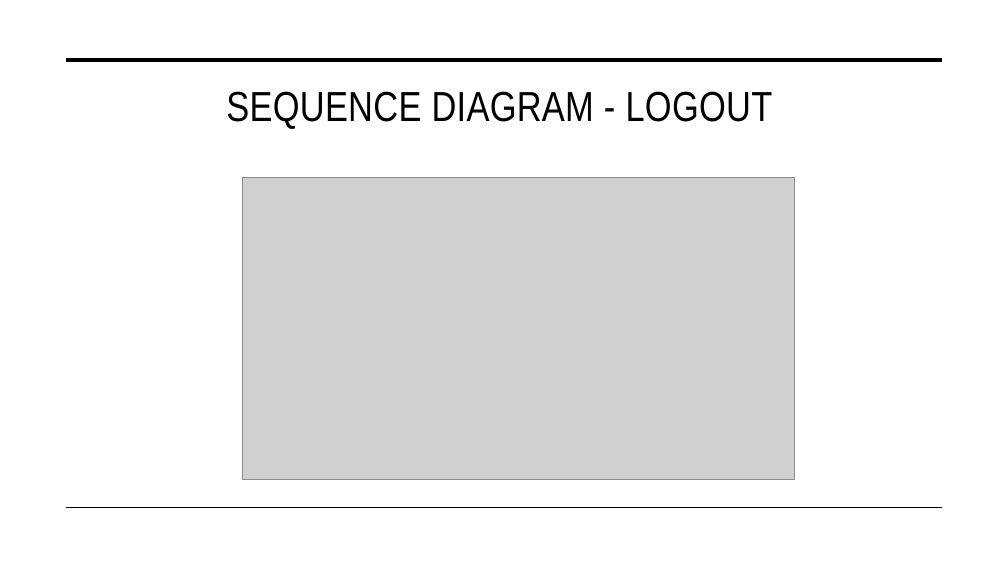
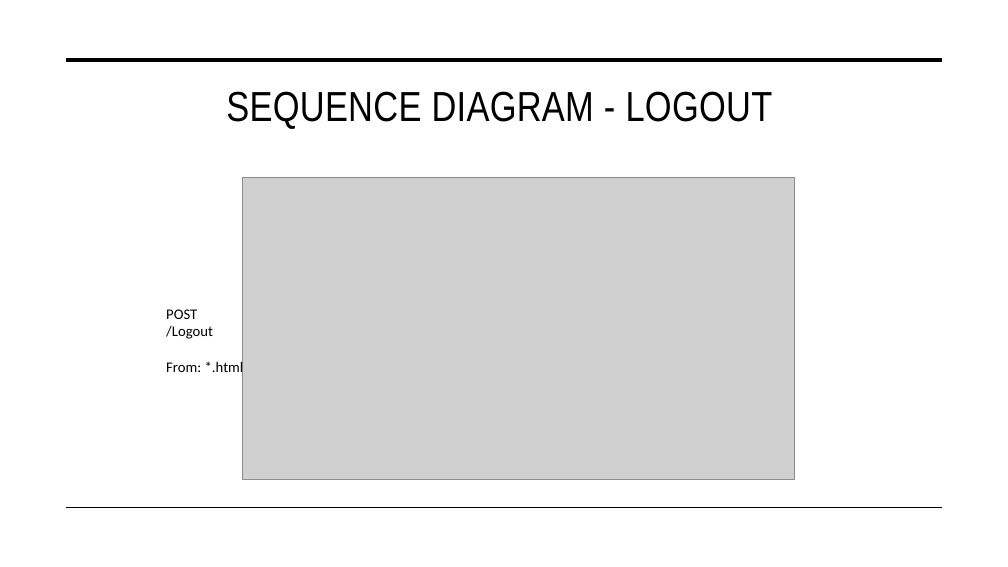
Before and after one commit to nicolospuri/AuctionSystem-Website, a slide deck: slide 23 of deliverables/PresentazioneProgettoTIW.pptx. Drawn at 1008x567 pixels with LibreOffice and Linux fonts; fonts in the diff are those of the drawing; grey boxes stand for pictures. Boxes give left, top, right and bottom in pixels: in the first picture for what was removed or moved away, otherwise in the second. Text is boxed around its words. In the diff, an @@ line names an element or a change of style, - is before the commit and + after.

```diff
--- a/deliverables/PresentazioneProgettoTIW.pptx
+++ b/deliverables/PresentazioneProgettoTIW.pptx
@@ text added at [166,309,244,376], 14 pt, text #000000 @@
+POST
+/Logout
+From: *.html
```
Also in this commit, not shown: 26 other slides changed, 4 other files.
